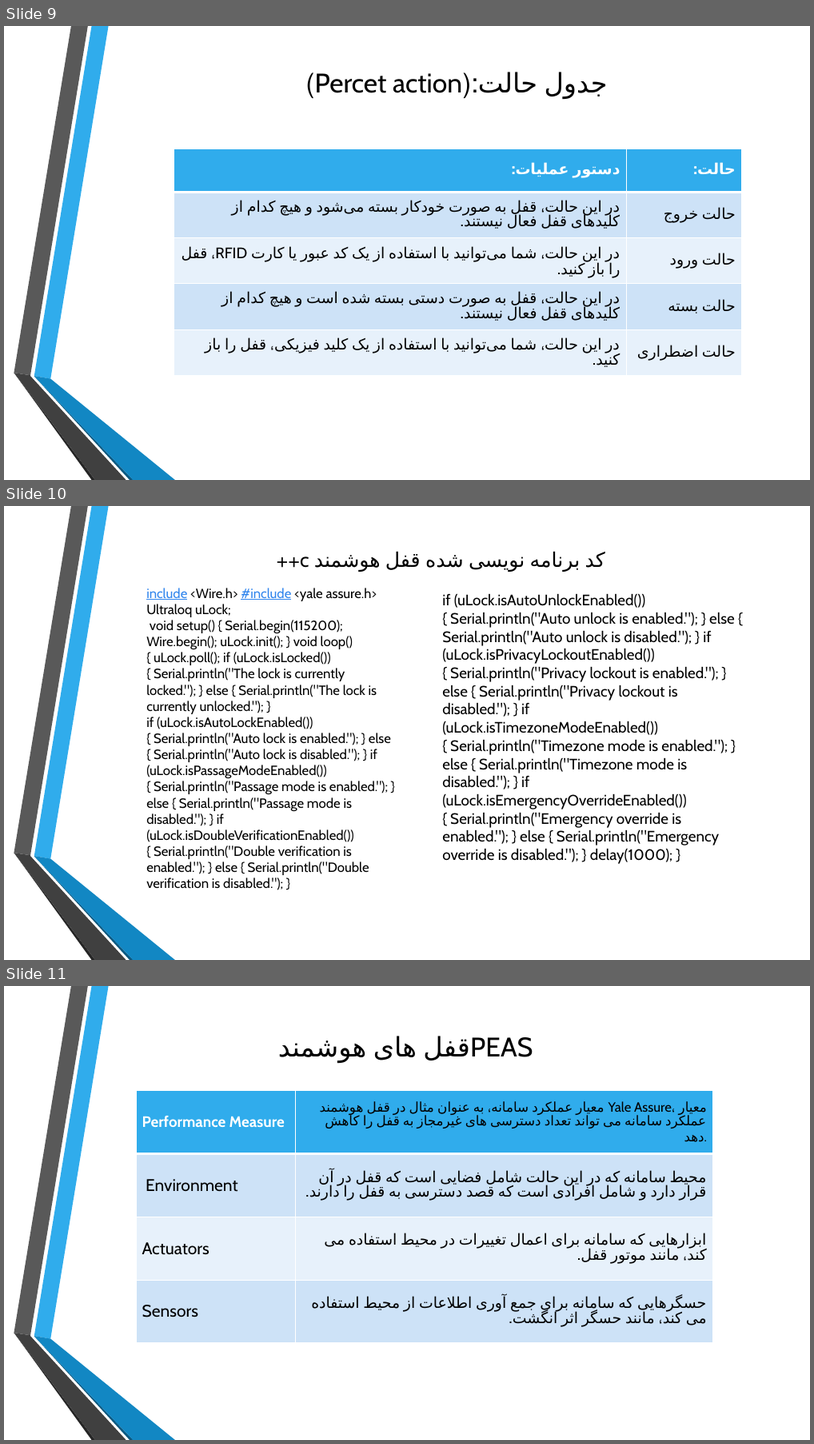
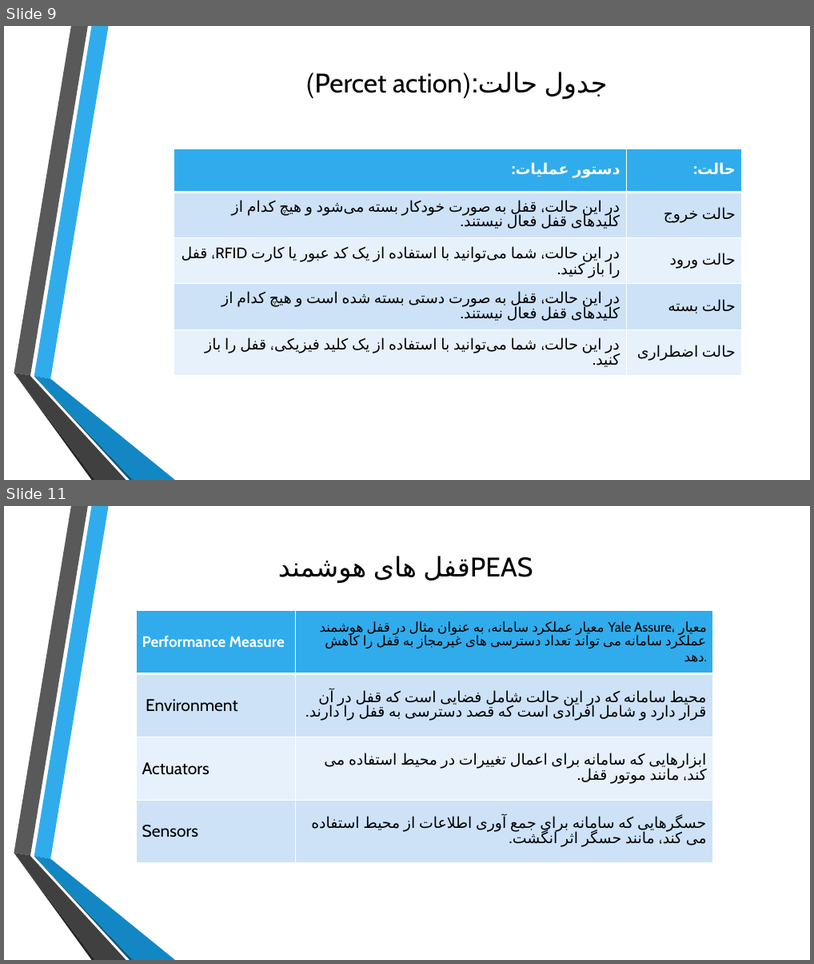
Before and after one commit to negarsharafii/github-negar, a slide deck: پروژه قفل هوشمند نگار شرفی.pptx. Shown one above the other, each under a label of ours: slides 9, 10 and 11 before the commit, slides 9 and 11 after it; the slides between them are not shown. The pictures are 814x1444 and 814x964 pixels, drawn with LibreOffice and Linux fonts; fonts in the diff are those of the drawing; background and template pictures are left out. Boxes give left, top, right and bottom in pixels: in the first picture for what was removed or moved away, otherwise in the second. Text is boxed around its words. In the diff, an @@ line names an element or a change of style, - is before the commit and + after.

```diff
--- a/پروژه قفل هوشمند نگار شرفی.pptx
+++ b/پروژه قفل هوشمند نگار شرفی.pptx
@@ slide 10 removed at [4,506,810,960], background picture (left out); not listed: 6 template elements that a slide beside it also shows @@
@@ title removed at [586,552,606,568] @@
-کد برنامه نویسی شده قفل هوشمند c++
@@ text removed at [146,588,391,890] @@
-include <Wire.h> #include <yale assure.h> Ultraloq uLock;
-void setup() { Serial.begin(115200); Wire.begin(); uLock.init(); } void loop() { uLock.poll(); if (uLock.isLocked()) { Serial.println("The lock is currently locked."); } else { Serial.println("The lock is currently unlocked."); }
-if (uLock.isAutoLockEnabled()) { Serial.println("Auto lock is enabled."); } else { Serial.println("Auto lock is disabled."); } if (uLock.isPassageModeEnabled()) { Serial.println("Passage mode is enabled."); } else { Serial.println("Passage mode is disabled."); } if (uLock.isDoubleVerificationEnabled()) { Serial.println("Double verification is enabled."); } else { Serial.println("Double verification is disabled."); }
@@ text removed at [442,593,735,864] @@
-if (uLock.isAutoUnlockEnabled()) { Serial.println("Auto unlock is enabled."); } else { Serial.println("Auto unlock is disabled."); } if (uLock.isPrivacyLockoutEnabled()) { Serial.println("Privacy lockout is enabled."); } else { Serial.println("Privacy lockout is disabled."); } if (uLock.isTimezoneModeEnabled()) { Serial.println("Timezone mode is enabled."); } else { Serial.println("Timezone mode is disabled."); } if (uLock.isEmergencyOverrideEnabled()) { Serial.println("Emergency override is enabled."); } else { Serial.println("Emergency override is disabled."); } delay(1000); }
```
Also in this commit, not shown: 1 slide added.
